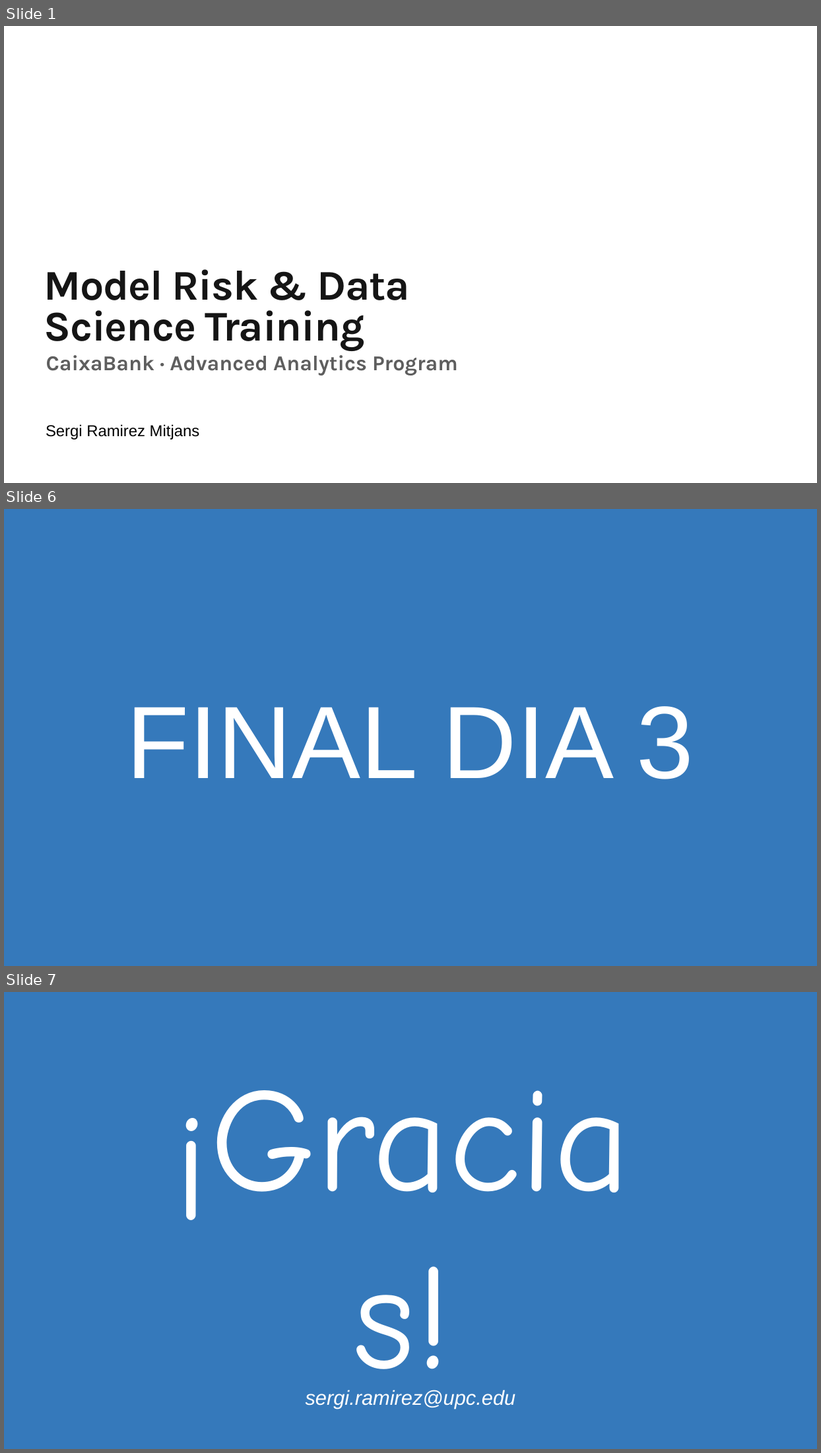
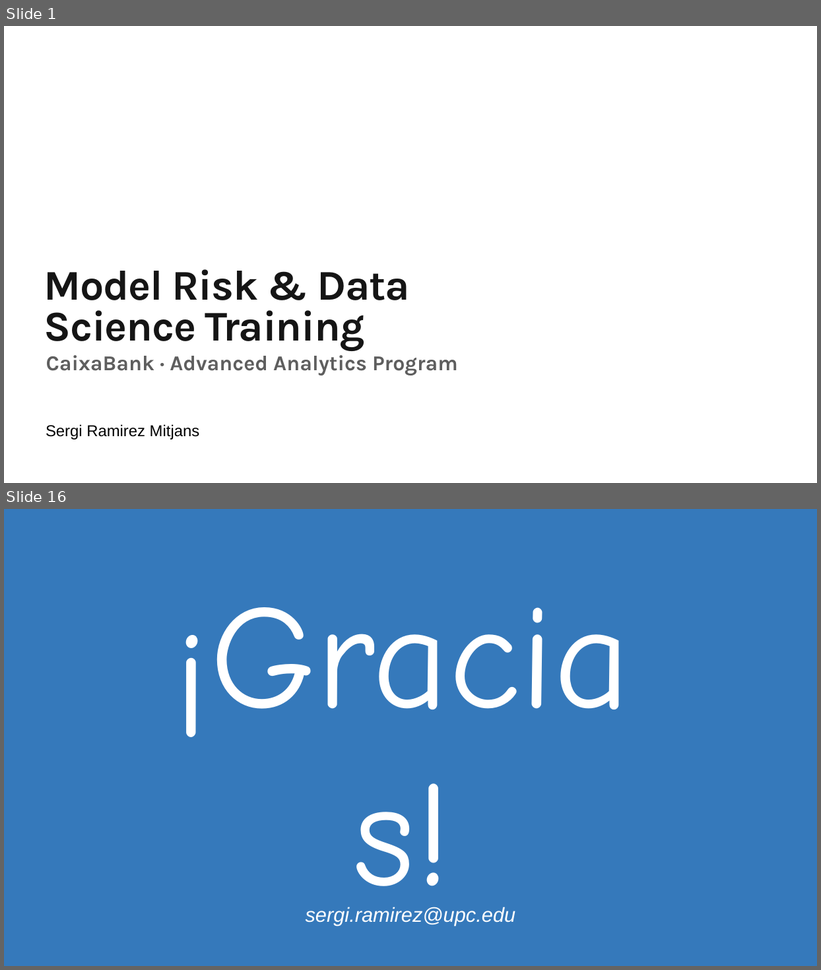
Before and after one commit to ramitjansIA/caixabank_formacion, a slide deck: 26Workshop.pptx. Shown one above the other, each under a label of ours: slides 1, 6 and 7 before the commit, slides 1 and 16 after it; the slides between them are not shown. The pictures are 821x1453 and 821x970 pixels, drawn with LibreOffice and Linux fonts; fonts in the diff are those of the drawing; background and template pictures are left out. Boxes give left, top, right and bottom in pixels: in the first picture for what was removed or moved away, otherwise in the second. Text is boxed around its words. In the diff, an @@ line names an element or a change of style, - is before the commit and + after.

```diff
--- a/26Workshop.pptx
+++ b/26Workshop.pptx
@@ slide 6 removed at (x1=4, y1=509, x2=817, y2=966), background #3579BB @@
@@ text removed at (x1=127, y1=706, x2=694, y2=780) @@
-FINAL DIA 3
@@ what was slide 7 is now slide 16 @@
```
Also in this commit, not shown: 1 slide changed, 14 slides added, 3 other slides removed.
